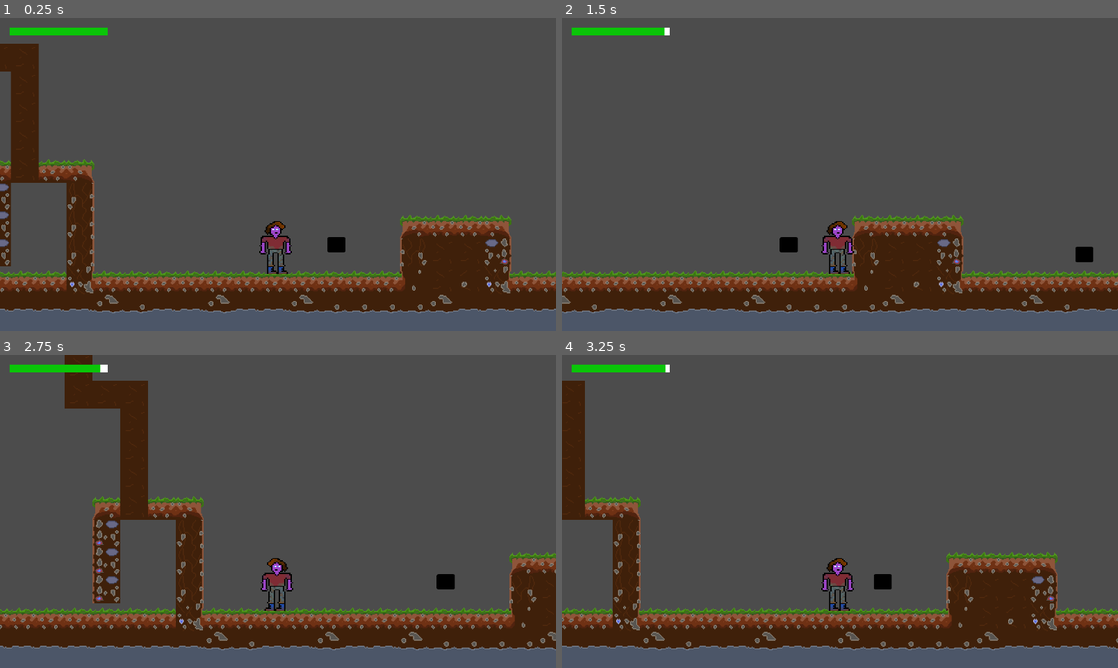
Above: before the commit, frames 1-4 (two rows, left to right).
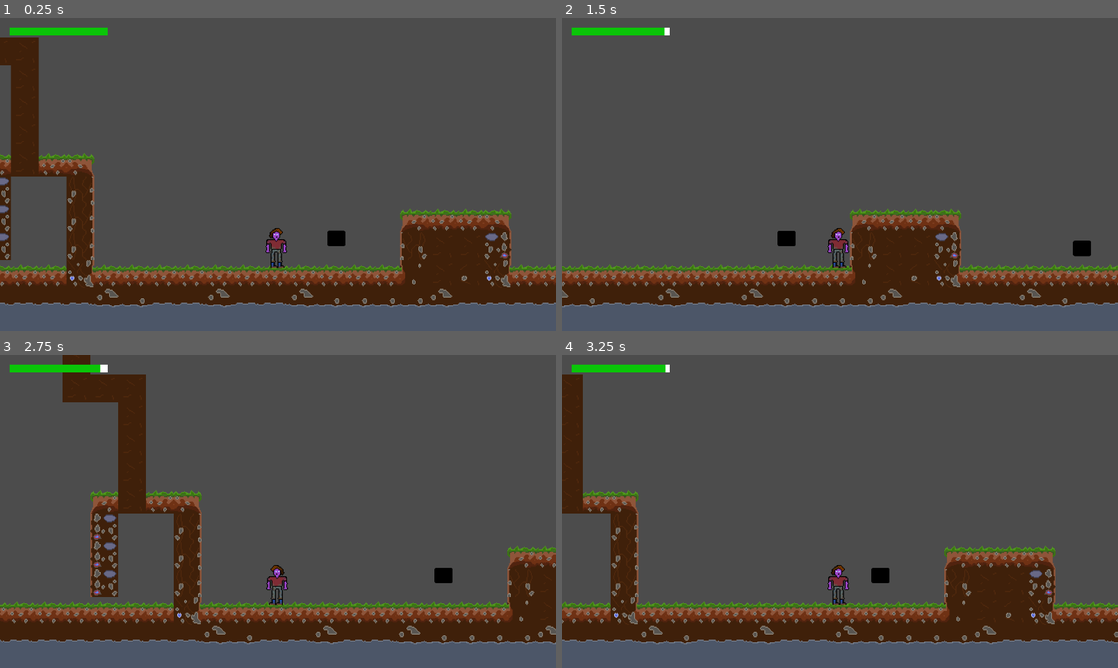
Above: after the commit, the same moments.

Repository: Yohello1/JuneGame
Game: Godot game, scene res://levels/first.tscn
The game is run twice, just before and just after one commit, with the same random seed, the same clock (stepped at 60 frames per second) and the same inputs. The engine's default icon, where the game draws it, is replaced by a stand-in: a white triangle on a blue panel in a dark square.
Inputs:
- Up to frame 1 (0.25 s): no input
- Up to frame 2 (1.5 s): tap Enter (ui_accept) at 0.5, 0.77, 1.25 s; hold D from 0.53 s (still down)
- Up to frame 3 (2.75 s): tap Enter (ui_accept) at 1.52 s; release D at 2.03 s; hold A from 2.03 s (still down)
- Up to frame 4 (3.25 s): release A at 2.78 s; hold D from 2.78 s (still down); tap Enter (ui_accept) at 3.02 s

The runs differ from the first frame. In frame 1, 12% of the frame differs, in the area x 0-100%, y 6-95%; in frame 2, 11%; in frame 3, 13%, in the area x 0-100%, y 0-95%; in frame 4, 12%.

Commit message:
Started work on Title Screen

Diff:
--- /dev/null
+++ b/general/title.tscn
@@ -0,0 +1,10 @@
+[gd_scene load_steps=2 format=2]
+
+[ext_resource path="res://sprites/envroment/title.png" type="Texture" id=1]
+
+[node name="Node2D" type="Node2D"]
+
+[node name="Sprite" type="Sprite" parent="."]
+position = Vector2( 637.4, 358.222 )
+scale = Vector2( 19.8676, 22.2326 )
+texture = ExtResource( 1 )
--- a/levels/first.tscn
+++ b/levels/first.tscn
@@ -1,18 +1,24 @@
-[gd_scene load_steps=28 format=2]
+[gd_scene load_steps=37 format=2]
 
 [ext_resource path="res://icon.png" type="Texture" id=1]
 [ext_resource path="res://sprites/charcter/controls.gd" type="Script" id=2]
-[ext_resource path="res://sprites/charcter/animations/Sprite-0001.png" type="Texture" id=3]
+[ext_resource path="res://sprites/charcter/animations/walking.png" type="Texture" id=3]
 [ext_resource path="res://sprites/misc/white_pic.png" type="Texture" id=4]
 [ext_resource path="res://sprites/envroment/ground.png" type="Texture" id=5]
 [ext_resource path="res://sprites/enemies/enemy test.gd" type="Script" id=6]
 [ext_resource path="res://sprites/misc/green_pic.png" type="Texture" id=7]
 
+[sub_resource type="ConvexPolygonShape2D" id=1]
+points = PoolVector2Array( 32, 32, 0, 32, 0, 9, 32, 9 )
+
+[sub_resource type="ConvexPolygonShape2D" id=2]
+points = PoolVector2Array( 32, 32, 0, 32, 0, 9, 32, 9 )
+
 [sub_resource type="ConvexPolygonShape2D" id=3]
-points = PoolVector2Array( 32, 32, 0, 32, 0, 9, 32, 9 )
+points = PoolVector2Array( 0, 0, 32, 0, 32, 32, 0, 32 )
 
 [sub_resource type="ConvexPolygonShape2D" id=4]
-points = PoolVector2Array( 32, 32, 0, 32, 0, 9, 32, 9 )
+points = PoolVector2Array( 0, 0, 32, 0, 32, 32, 0, 32 )
 
 [sub_resource type="ConvexPolygonShape2D" id=5]
 points = PoolVector2Array( 0, 0, 32, 0, 32, 32, 0, 32 )
@@ -33,13 +39,13 @@
 points = PoolVector2Array( 0, 0, 32, 0, 32, 32, 0, 32 )
 
 [sub_resource type="ConvexPolygonShape2D" id=11]
-points = PoolVector2Array( 0, 0, 32, 0, 32, 32, 0, 32 )
+points = PoolVector2Array( 29, 32, 0, 32, 0, 9, 29, 9 )
 
 [sub_resource type="ConvexPolygonShape2D" id=12]
 points = PoolVector2Array( 0, 0, 32, 0, 32, 32, 0, 32 )
 
 [sub_resource type="ConvexPolygonShape2D" id=13]
-points = PoolVector2Array( 29, 32, 0, 32, 0, 9, 29, 9 )
+points = PoolVector2Array( 0, 0, 32, 0, 32, 32, 0, 32 )
 
 [sub_resource type="ConvexPolygonShape2D" id=14]
 points = PoolVector2Array( 0, 0, 32, 0, 32, 32, 0, 32 )
@@ -50,13 +56,7 @@
 [sub_resource type="ConvexPolygonShape2D" id=16]
 points = PoolVector2Array( 0, 0, 32, 0, 32, 32, 0, 32 )
 
-[sub_resource type="ConvexPolygonShape2D" id=17]
-points = PoolVector2Array( 0, 0, 32, 0, 32, 32, 0, 32 )
-
-[sub_resource type="ConvexPolygonShape2D" id=18]
-points = PoolVector2Array( 0, 0, 32, 0, 32, 32, 0, 32 )
-
-[sub_resource type="TileSet" id=19]
+[sub_resource type="TileSet" id=17]
 0/name = "ground"
 0/texture = ExtResource( 5 )
 0/tex_offset = Vector2( 0, 0 )
@@ -506,14 +506,60 @@
 28/shapes = [  ]
 28/z_index = 0
 
+[sub_resource type="RectangleShape2D" id=18]
+extents = Vector2( 10.5401, 8.79718 )
+
+[sub_resource type="RectangleShape2D" id=19]
+extents = Vector2( 12.6835, 22.8456 )
+
 [sub_resource type="RectangleShape2D" id=20]
-extents = Vector2( 10.5401, 8.79718 )
-
-[sub_resource type="RectangleShape2D" id=1]
-extents = Vector2( 15.2198, 30.0187 )
-
-[sub_resource type="RectangleShape2D" id=2]
-extents = Vector2( 7.31476, 21.82 )
+extents = Vector2( 7.31476, 16.3642 )
+
+[sub_resource type="AtlasTexture" id=21]
+atlas = ExtResource( 3 )
+region = Rect2( 0, 0, 48, 48 )
+
+[sub_resource type="AtlasTexture" id=22]
+atlas = ExtResource( 3 )
+region = Rect2( 48, 0, 48, 48 )
+
+[sub_resource type="AtlasTexture" id=23]
+atlas = ExtResource( 3 )
+region = Rect2( 96, 0, 48, 48 )
+
+[sub_resource type="AtlasTexture" id=24]
+atlas = ExtResource( 3 )
+region = Rect2( 144, 0, 48, 48 )
+
+[sub_resource type="AtlasTexture" id=25]
+atlas = ExtResource( 3 )
+region = Rect2( 192, 0, 48, 48 )
+
+[sub_resource type="AtlasTexture" id=26]
+atlas = ExtResource( 3 )
+region = Rect2( 240, 0, 48, 48 )
+
+[sub_resource type="AtlasTexture" id=27]
+atlas = ExtResource( 3 )
+region = Rect2( 288, 0, 48, 48 )
+
+[sub_resource type="AtlasTexture" id=29]
+atlas = ExtResource( 3 )
+region = Rect2( 0, 0, 48, 48 )
+
+[sub_resource type="SpriteFrames" id=28]
+resource_local_to_scene = true
+animations = [ {
+"frames": [ SubResource( 21 ), SubResource( 22 ), SubResource( 23 ), SubResource( 24 ), SubResource( 25 ), SubResource( 26 ), SubResource( 27 ) ],
+"loop": true,
+"name": "default",
+"speed": 5.0
+}, {
+"frames": [ SubResource( 29 ) ],
+"loop": true,
+"name": "idle",
+"speed": 5.0
+} ]
 
 [node name="world" type="Node"]
 
@@ -557,22 +603,34 @@
 
 [node name="envroment" type="CollisionShape2D" parent="KinematicBody2D"]
 position = Vector2( 0.630645, 1.26137 )
-shape = SubResource( 1 )
-
-[node name="Sprite" type="Sprite" parent="KinematicBody2D"]
-position = Vector2( -0.236238, -0.629959 )
+shape = SubResource( 19 )
+
+[node name="Area2D" type="Area2D" parent="KinematicBody2D"]
+position = Vector2( -0.236237, -0.629944 )
 scale = Vector2( 1.5, 1.33333 )
-texture = ExtResource( 3 )
-
-[node name="AnimationPlayer" type="AnimationPlayer" parent="KinematicBody2D/Sprite"]
-
-[node name="Camera2D" type="Camera2D" parent="KinematicBody2D/Sprite"]
-position = Vector2( 1.23581, -62.0191 )
-scale = Vector2( 0.666667, 0.750002 )
+collision_layer = 2
+collision_mask = 2
+
+[node name="hitbox" type="CollisionShape2D" parent="KinematicBody2D/Area2D"]
+position = Vector2( 0.406342, 1.31735 )
+shape = SubResource( 20 )
+
+[node name="shoot_reload" type="Timer" parent="KinematicBody2D"]
+
+[node name="AnimatedSprite" type="AnimatedSprite" parent="KinematicBody2D"]
+frames = SubResource( 28 )
+frame = 2
+playing = true
+
+[node name="AnimationPlayer" type="AnimationPlayer" parent="KinematicBody2D/AnimatedSprite"]
+
+[node name="Camera2D" type="Camera2D" parent="KinematicBody2D/AnimatedSprite"]
+position = Vector2( 1.61749, -83.3219 )
+scale = Vector2( 1, 1 )
 current = true
 zoom = Vector2( 0.5, 0.5 )
 
-[node name="HealthBar" type="TextureProgress" parent="KinematicBody2D/Sprite/Camera2D"]
+[node name="HealthBar" type="TextureProgress" parent="KinematicBody2D/AnimatedSprite/Camera2D"]
 margin_left = -309.0
 margin_top = -169.0
 margin_right = -196.0
@@ -587,18 +645,6 @@
 "_edit_use_anchors_": false
 }
 
-[node name="Area2D" type="Area2D" parent="KinematicBody2D"]
-position = Vector2( -0.236237, -0.629944 )
-scale = Vector2( 1.5, 1.33333 )
-collision_layer = 2
-collision_mask = 2
-
-[node name="hitbox" type="CollisionShape2D" parent="KinematicBody2D/Area2D"]
-position = Vector2( 0.406342, 1.31735 )
-shape = SubResource( 2 )
-
-[node name="shoot_reload" type="Timer" parent="KinematicBody2D"]
-
 [node name="enemy_test" type="StaticBody2D" parent="."]
 position = Vector2( 906.466, 562.602 )
 collision_layer = 2
@@ -613,12 +659,12 @@
 
 [node name="CollisionShape2D" type="CollisionShape2D" parent="enemy_test"]
 position = Vector2( 0.55127, -0.314941 )
-shape = SubResource( 20 )
-
-[node name="Timer" type="Timer" parent="enemy_test"]
+shape = SubResource( 18 )
+
+[node name="Shoot" type="Timer" parent="enemy_test"]
 wait_time = 2.0
 autostart = true
 
 [connection signal="body_entered" from="KinematicBody2D/Area2D" to="KinematicBody2D" method="_on_Area2D_body_entered"]
 [connection signal="timeout" from="KinematicBody2D/shoot_reload" to="KinematicBody2D" method="_on_shootreload_timeout"]
-[connection signal="timeout" from="enemy_test/Timer" to="enemy_test" method="_on_Timer_timeout"]
+[connection signal="timeout" from="enemy_test/Shoot" to="enemy_test" method="_on_Timer_timeout"]
--- a/sprites/charcter/attacks/spell.gd
+++ b/sprites/charcter/attacks/spell.gd
@@ -14,3 +14,8 @@
 # Called every frame. 'delta' is the elapsed time since the previous frame.
 #func _process(delta):
 #	pass
+
+
+
+func _on_RigidBody2D_body_entered(body):
+	pass # Replace with function body.
--- a/sprites/charcter/attacks/spell.tscn
+++ b/sprites/charcter/attacks/spell.tscn
@@ -1,12 +1,18 @@
-[gd_scene load_steps=3 format=2]
+[gd_scene load_steps=4 format=2]
 
 [ext_resource path="res://sprites/misc/white_pic.png" type="Texture" id=1]
+[ext_resource path="res://sprites/charcter/attacks/spell.gd" type="Script" id=2]
 
 [sub_resource type="RectangleShape2D" id=1]
 
 [node name="RigidBody2D" type="RigidBody2D"]
-collision_layer = 3
-collision_mask = 3
+z_index = -5
+collision_layer = 2
+collision_mask = 2
+mode = 2
+mass = 0.102041
+gravity_scale = 0.0
+script = ExtResource( 2 )
 
 [node name="CollisionShape2D" type="CollisionShape2D" parent="."]
 shape = SubResource( 1 )
@@ -15,3 +21,5 @@
 position = Vector2( 0.157494, 0.196862 )
 scale = Vector2( 0.547216, 0.574284 )
 texture = ExtResource( 1 )
+
+[connection signal="body_entered" from="." to="." method="_on_RigidBody2D_body_entered"]
--- a/sprites/charcter/controls.gd
+++ b/sprites/charcter/controls.gd
@@ -1,10 +1,7 @@
 extends KinematicBody2D
 
-
-# Declare member variables here. Examples:
-# var a = 2
-# var b = "text"
-onready var sprite = get_node("Sprite")
+onready var sprite = get_node("AnimatedSprite")
+onready var sprite_animated = $AnimatedSprite
 var motion = Vector2()
 var UP = Vector2(0,-1)
 var jump = 0
@@ -12,12 +9,13 @@
 var die = preload("res://general/die.tscn")
 const simple_shoot = preload("res://sprites/enemies/attacks/simple_shoot.tscn")
 onready var timer = get_node("shoot_reload")
+#onready var sprite = $AnimatedSprie
 var reloadStat = true
 
 # Called when the node enters the scene tree for the first time.
 func _ready():
 	print("HELLO THER")
-	$Sprite/Camera2D/HealthBar.value = health
+	$AnimatedSprite/Camera2D/HealthBar.value = health
 	timer.set_wait_time(2)
 	timer.start()
 
@@ -35,9 +33,14 @@
 	if Input.is_key_pressed(KEY_A):
 		motion.x = -400
 		sprite.flip_h = true
+		sprite.animation = "default"
+		print("Should be walking now????")
+#		print(sprite_animated.get_current_animation())
+
 	elif Input.is_key_pressed(KEY_D):
 		motion.x = 400
 		sprite.flip_h = false
+		sprite.play("default")
 
 	#Jump stuff, don't touch idk how I got double jumping to work
 	if (Input.is_key_pressed(KEY_W)):
@@ -50,19 +53,24 @@
 	else:
 		if motion.x < 0:
 			motion.x += 40
+			sprite.play("idle")
 		elif motion.x > 0:
 			motion.x -= 40
+			sprite.play("idle")
 		else:
 			motion.x = 0
+			sprite.play("idle")
 	if health < 1000:
 		health += 1
 		var bar_health = int(health/100)
-		$Sprite/Camera2D/HealthBar.value = health
+		$AnimatedSprite/Camera2D/HealthBar.value = health
 	if health <= 0:
 		print("died")
 		die()
 	move_and_slide(motion, UP)
-
+#	var collision = move_and_collide(motion)
+#	if collision:
+#		print(collision.collider)
 	if (Input.is_action_just_pressed("ui_accept")):
 		reloadStat = false
 		pass
--- a/sprites/enemies/enemy test.gd
+++ b/sprites/enemies/enemy test.gd
@@ -1,6 +1,7 @@
 extends StaticBody2D
 
 var BALL_SCENE = preload("res://sprites/charcter/attacks/spell.tscn")
+var speed = Vector2(200, 0)
 
 
 func _ready():
@@ -13,32 +14,18 @@
 
 
 func _on_Timer_timeout():
-	print("Will now shoot")
 	var fireball = BALL_SCENE.instance()
 	self.add_child(fireball)
-	var position = self.global_position
+	var position = Vector2(-3,-9)
+	fireball.set_linear_velocity(speed)
+	fireball.position = position
 
-#	fireball.position = position
+	var fireball2 = BALL_SCENE.instance()
+	self.add_child(fireball2)
+	var position2 = Vector2(3,-9)
+	fireball2.set_linear_velocity(-speed)
+	fireball2.position = position
 
-	print(position)
-	print(fireball.global_position)
-
-
-	#global_position
-
-#	fireball.global_position = thing.global_position
-
-#	var test = fireball.global_position()
-#				if lookdir == 1:
-#				spell.set_linear_velocity(-speed)
-#			else:
-#				spell.set_linear_velocity(speed)
-#
-#			free += 1
-#			var ta = Timer.new()
-#			ta.set_wait_time(1)
-#			ta.set_one_shot(true)
-#			self.add_child(ta)
-#			ta.start()
-#			yield(ta, "timeout")
-#			spell.queue_free()
+	yield(get_tree().create_timer(1), "timeout")
+	fireball.queue_free()
+	fireball2.queue_free()
Binary file changed: general/test.png
Not shown: 18 places in levels/first.tscn that only renumber resources
Binary file changed: sprites/charcter/animations/Sprite-0001.ase
Binary file added: sprites/charcter/animations/walking.png
Not shown, added: sprites/charcter/animations/walking.png.import
Binary file added: sprites/envroment/ground1.png
Not shown, added: sprites/envroment/ground1.png.import
Binary file added: sprites/envroment/ground2.png
Not shown, added: sprites/envroment/ground2.png.import
Binary file added: sprites/envroment/ground3.png
Not shown, added: sprites/envroment/ground3.png.import
Binary file added: sprites/envroment/ground4.png
(and 7 more such lines)
